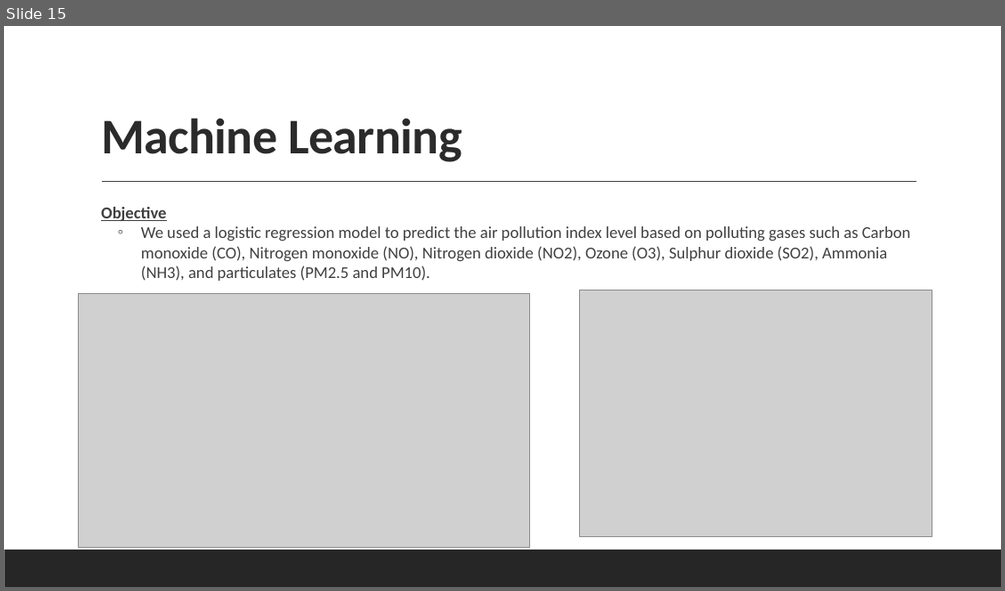
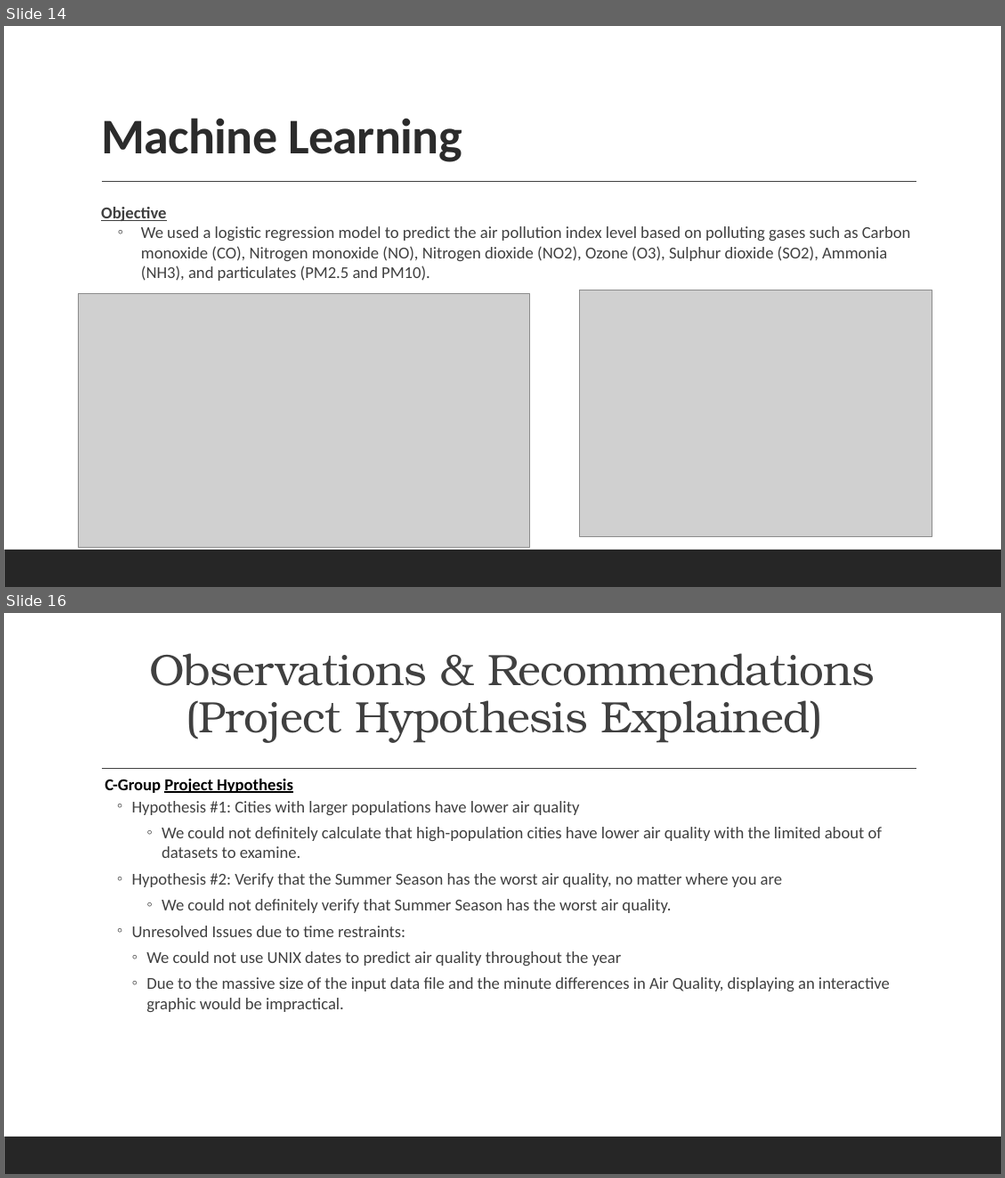
Before and after one commit to LouFoster/Group-C_FinalProject, a slide deck: C-Group v3_Final.pptx. Shown one above the other, each under a label of ours: slide 15 before the commit, slides 14 and 16 after it; the slides between them are not shown. The pictures are 1005x591 and 1005x1178 pixels, drawn with LibreOffice and Linux fonts; fonts in the diff are those of the drawing; grey boxes stand for pictures. Boxes give left, top, right and bottom in pixels: in the first picture for what was removed or moved away, otherwise in the second. Text is boxed around its words. In the diff, an @@ line names an element or a change of style, - is before the commit and + after.

```diff
--- a/C-Group v3_Final.pptx
+++ b/C-Group v3_Final.pptx
@@ slide 16 added at (4, 613, 1001, 1174), background #FFFFFF; not listed: 2 template elements that a slide beside it also shows @@
@@ title added at (149, 653, 874, 743), 42.3 pt, text #404040 @@
+Observations & Recommendations (Project Hypothesis Explained)
@@ text added at (105, 779, 890, 1012), 16 pt, text #404040 @@
+  C-Group Project Hypothesis
+  ◦ Hypothesis #1: Cities with larger populations have lower air quality
+      ◦ We could not definitely calculate that high-population cities have lower air quality with the limited about of datasets to examine.
+  ◦ Hypothesis #2: Verify that the Summer Season has the worst air quality, no matter where you are
+      ◦ We could not definitely verify that Summer Season has the worst air quality.
+  ◦ Unresolved Issues due to time restraints:
+    ◦ We could not use UNIX dates to predict air quality throughout the year
+    ◦ Due to the massive size of the input data file and the minute differences in Air Quality, displaying an interactive graphic would be impractical.
@@ what was slide 15 is now slide 14 @@
```
Also in this commit, not shown: 3 slides changed, 2 slides removed.
